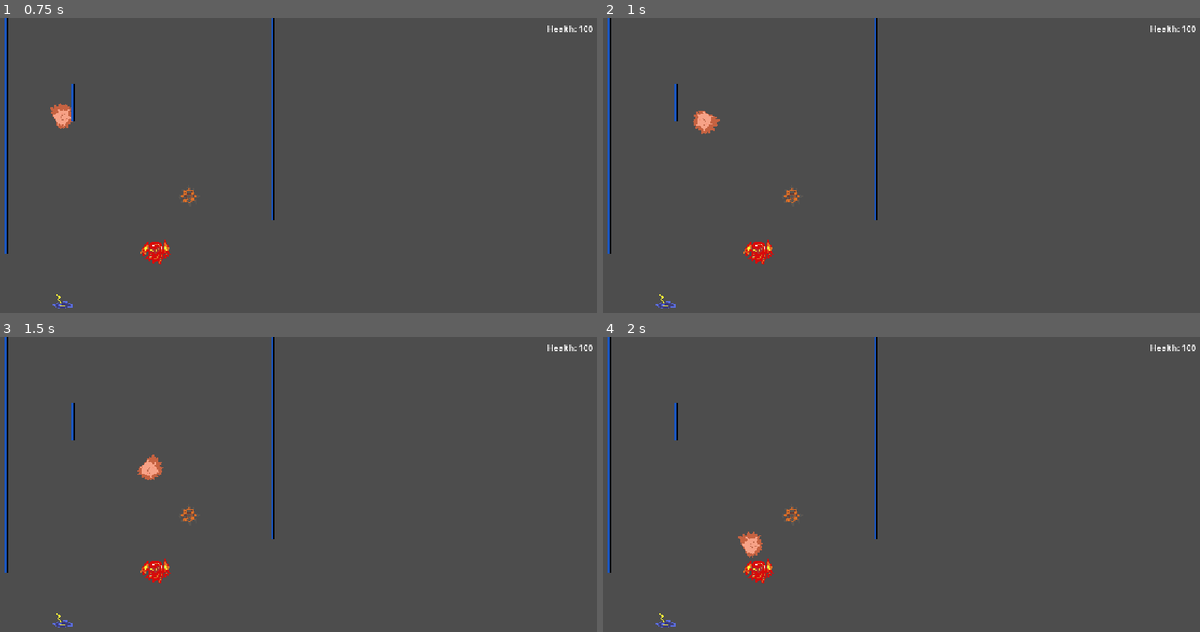
Above: before the commit, frames 1-4 (two rows, left to right).
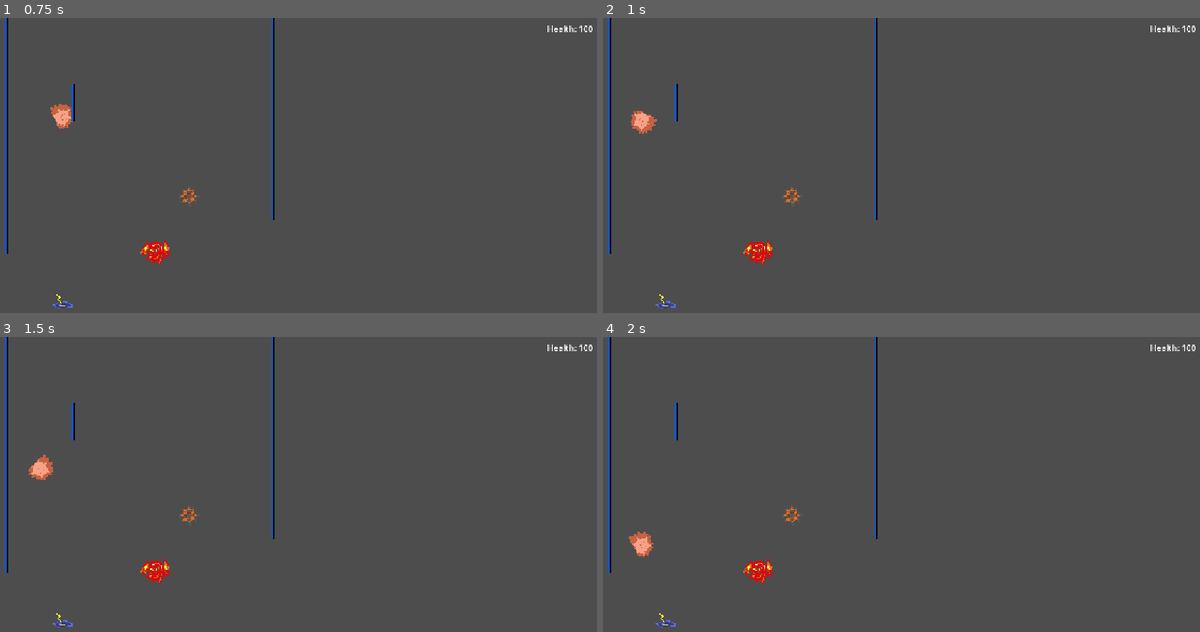
Above: after the commit, the same moments.

Repository: shreeyuvan2020/bouncydaven
Game: Godot game, scene res://node.tscn
The game is run twice, just before and just after one commit, with the same random seed, the same clock (stepped at 60 frames per second) and the same inputs.
Inputs:
- Up to frame 1 (0.75 s): hold Right (ui_right) from 0.53 s (still down)
- Up to frame 2 (1 s): keep holding Right (ui_right)
- Up to frame 3 (1.5 s): release Right (ui_right) at 1.28 s; hold Down (ui_down) from 1.28 s (still down)
- Up to frame 4 (2 s): keep holding Down (ui_down)

Frame 1 is identical in both runs. In frame 2, 0.5% of the frame differs, in the area x 4-20%, y 31-40%; in frame 3, 0.4%; in frame 4, 0.5%.

Commit message:
made bounce

Diff:
--- a/daven_movement.gd
+++ b/daven_movement.gd
@@ -10,6 +10,8 @@
 var daven_health = 100
 
 func _process(delta: float) -> void:
+	sprite.rotation += 10 * delta
+func _physics_process(delta: float) -> void:
 	# Update the stored direction whenever an arrow key is pressed
 	if Input.is_action_just_pressed("ui_right"):
 		direction = Vector2.RIGHT
@@ -21,9 +23,7 @@
 		direction = Vector2.DOWN
 
 	# Continuously move in the stored direction every frame
-	position += direction * speed * delta
-
-	sprite.rotation += 10 * delta
+	velocity = direction * speed
 
 	move_and_slide()
 
@@ -43,3 +43,9 @@
 		$CanvasLayer/HealthBar.text = "Health: " + str(daven_health)
 		if daven_health == 0:
 			get_tree().quit()
+
+
+func _on_pickup_area_body_entered(body: Node2D) -> void:
+	if body is TileMapLayer:
+		print("Hit a wall!")
+		direction = -direction
--- a/node.tscn
+++ b/node.tscn
@@ -114,8 +114,6 @@
 tile_map_data = PackedByteArray("AAD+////AQAAAAAAAAD+/wAAAQAAAAAAAAD5////BAAAAAAAAAD5/wAABAAAAAAAAAD6////BAABAAAAAAD6/w …(368 unchanged characters)…
 tile_set = SubResource("TileSet_21vjd")
 
-[node name="CollisionShape2D" type="CollisionShape2D" parent="Node2D/TileMapLayer" unique_id=1501635378]
-
 [node name="FG_hitbox" type="Area2D" parent="." unique_id=1894901569 groups=["FlareGhoulHit"]]
 position = Vector2(302, 453)
 
@@ -147,6 +145,7 @@
 shape = SubResource("CircleShape2D_6o8cr")
 
 [connection signal="area_entered" from="Node2D/Daven/PickupArea" to="Node2D/Daven" method="_on_pickup_area_area_entered"]
+[connection signal="body_entered" from="Node2D/Daven/PickupArea" to="Node2D/Daven" method="_on_pickup_area_body_entered"]
 [connection signal="area_entered" from="FG_hitbox" to="Node2D/Daven" method="_on_fg_hitbox_area_entered"]
 [connection signal="area_entered" from="SpeedPckp" to="Node2D/Daven" method="_on_speed_pckp_area_entered"]
 [connection signal="area_entered" from="SpikePckp" to="Node2D/Daven" method="_on_spike_pckp_area_entered"]
